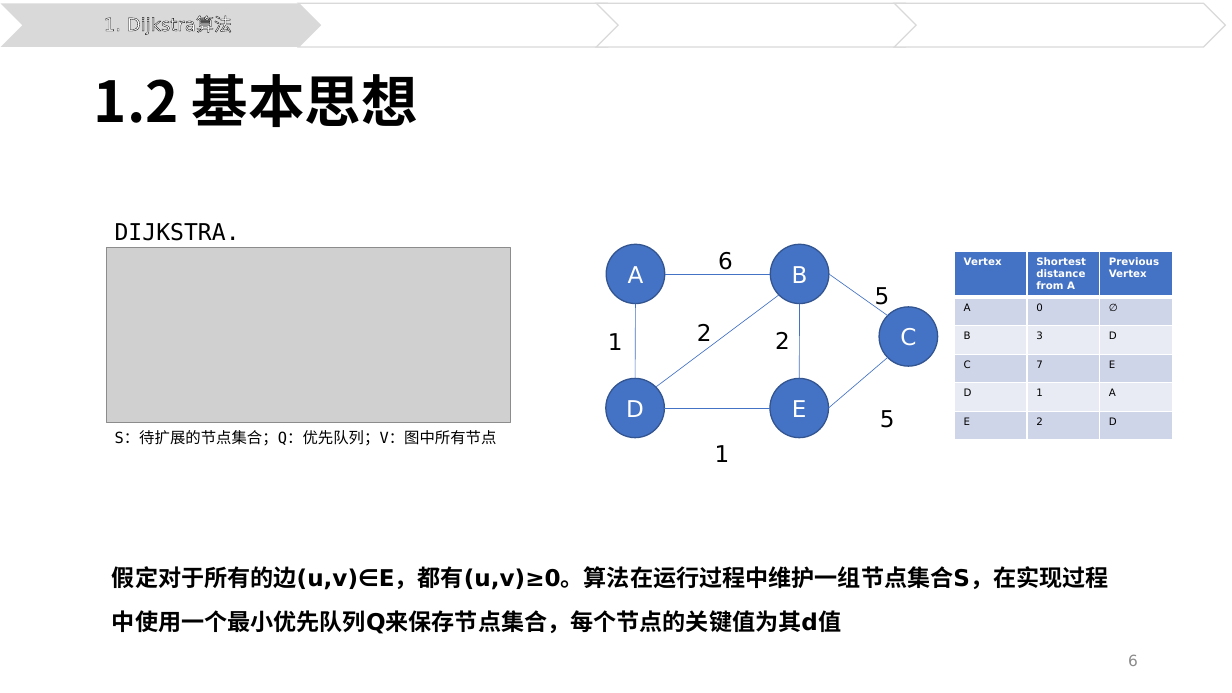
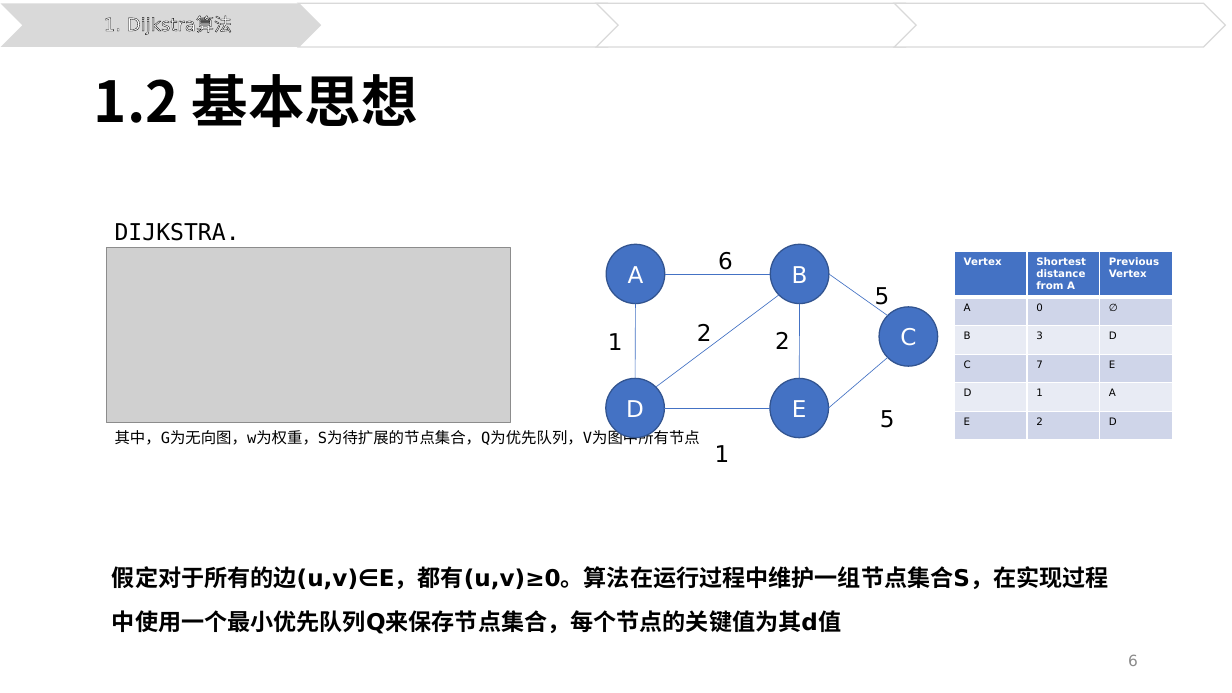
Before and after one commit to xjtuerz0/-, a slide deck: slide 6 of 高等计算机算法.pptx. Drawn at 1232x693 pixels with LibreOffice and Linux fonts; fonts in the diff are those of the drawing; grey boxes stand for pictures. Boxes give left, top, right and bottom in pixels: in the first picture for what was removed or moved away, otherwise in the second. Text is boxed around its words. In the diff, an @@ line names an element or a change of style, - is before the commit and + after.

```diff
--- a/高等计算机算法.pptx
+++ b/高等计算机算法.pptx
@@ text at bbox=[115, 428, 700, 445]: text changed @@
-S：待扩展的节点集合；Q：优先队列；V：图中所有节点
+其中，G为无向图，w为权重，S为待扩展的节点集合，Q为优先队列，V为图中所有节点
```
Also in this commit, not shown: 4 other slides changed.
